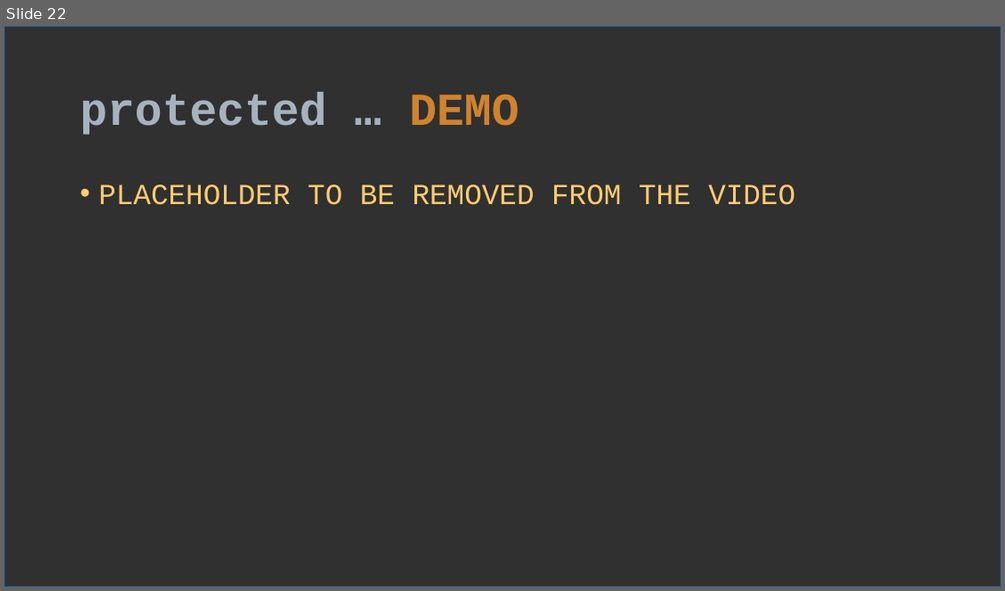
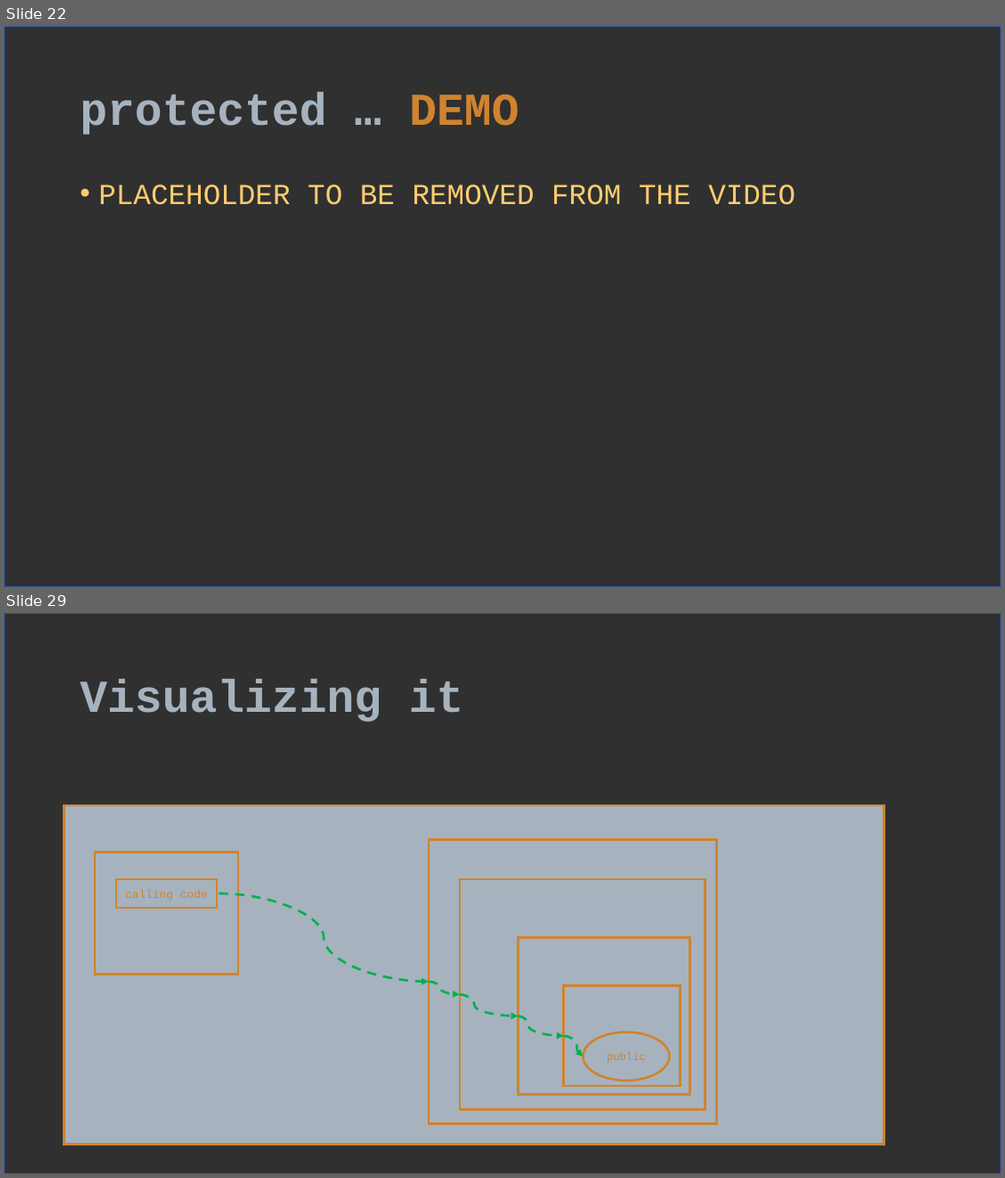
Before and after one commit to verhas/BLOG, a slide deck: access_modifiers/acess_modifiers.pptx. Shown one above the other, each under a label of ours: slide 22 before the commit, slides 22 and 29 after it; the slides between them are not shown. The pictures are 1005x591 and 1005x1178 pixels, drawn with LibreOffice and Linux fonts; fonts in the diff are those of the drawing. Boxes give left, top, right and bottom in pixels: in the first picture for what was removed or moved away, otherwise in the second. Text is boxed around its words. In the diff, an @@ line names an element or a change of style, - is before the commit and + after.

```diff
--- a/access_modifiers/acess_modifiers.pptx
+++ b/access_modifiers/acess_modifiers.pptx
@@ slide 29 added at (4,613,1001,1174), background #404040; not listed: 1 template element that a slide beside it also shows @@
@@ title added at (80,679,464,722), 44 pt, text #A6B3BF, bold @@
+Visualizing it
@@ rectangle added at (64,805,883,1144), fill #A6B3BF, outline #D0832F 2.25 pt @@
@@ rectangle added at (95,852,238,974), fill #A6B3BF, outline #D0832F 2.25 pt @@
@@ rectangle added at (429,840,717,1124), fill #A6B3BF, outline #D0832F 2.25 pt @@
@@ rectangle added at (116,879,217,908), fill #A6B3BF, outline #D0832F 2.25 pt, 11 pt, text #D0832F @@
+calling code
@@ rectangle added at (460,879,704,1110), fill #A6B3BF, outline #D0832F 2.25 pt @@
@@ curved arrow added from (219, 893) to (429, 981), #00B050 2.25 pt dashed @@
@@ rectangle added at (518,938,690,1094), fill #A6B3BF, outline #D0832F 2.25 pt @@
@@ curved arrow added from (429, 981) to (460, 995), #00B050 2.25 pt dashed @@
@@ rectangle added at (563,986,680,1086), fill #A6B3BF, outline #D0832F 2.25 pt @@
@@ curved arrow added from (460, 995) to (518, 1016), #00B050 2.25 pt dashed @@
@@ curved arrow added from (518, 1016) to (563, 1036), #00B050 2.25 pt dashed @@
@@ curved arrow added from (563, 1036) to (582, 1056), #00B050 2.25 pt dashed @@
@@ ellipse added at (582,1032,670,1080), fill #A6B3BF, outline #D0832F 2.25 pt, 10.5 pt, text #D0832F @@
+public
```
Also in this commit, not shown: 2 slides changed, 10 other slides added.
